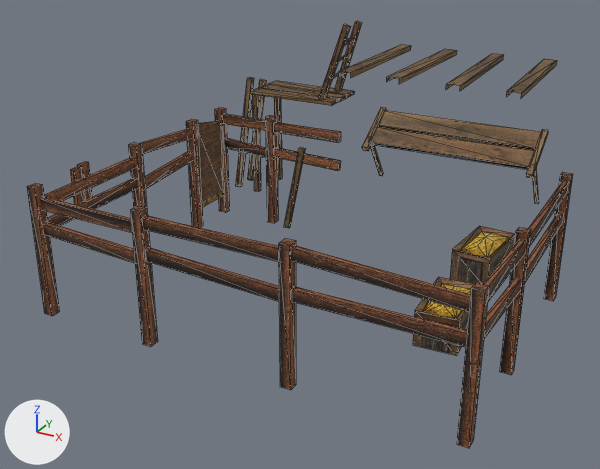
One commit to the COLLADA model client/art/meshes/props/kart_corral_fence.dae: the scene before it, then after it.
Camera for both pictures: a camera (50 mm lens) standing at (0.323, -0.652, 0.314) and looking at (-0.015, -0.037, 0.006). Every picture has the same lights, and +X, +Y and +Z are marked at lower left. Mesh edges are drawn as thin lines. Where no turn or scale is listed for an object, it has been applied to the vertices.

Before the edit, the objects in view are built like this:
```python
me_fencemesh = bpy.data.meshes.new('FenceMesh')
me_fencemesh.from_pydata(...)  # 486 vertices, 580 faces; spans x -0.194..0.211, y -0.186..0.17, z -0.055..0.172
me_fencemesh.materials.append(mat_17___default)  # picture img_celt_struct_dds
ob_fence = bpy.data.objects.new('Fence', me_fencemesh)
ob_fence.location = (-0.012, 0.0032, 0.0)
```
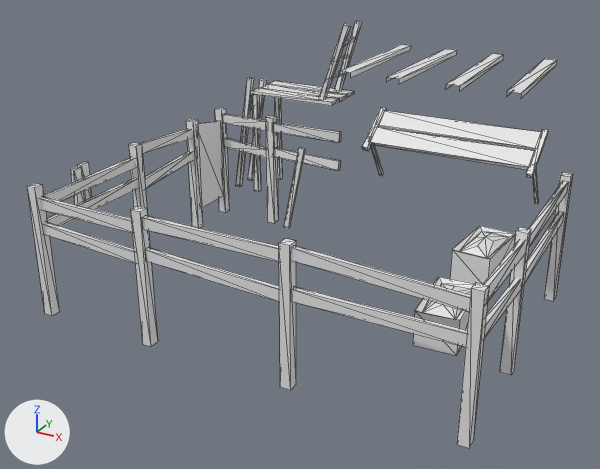
Pixel boxes (x1, y1, x2, y2) of what changed, in the pictures (600 x 469 px):
'Fence', recoloured (brown to grey): (27, 21, 573, 448) in both

The change, as a list of edits to the scene's bpy script:
```text
Change me_fencemesh:
    where me_fencemesh.from_pydata(...)  # 486 vertices, 580 faces; spans x -0.194..0.211, y -0.186..0.17, z -0.055..0.172
    remove me_fencemesh.materials.append(mat_17___default)  # picture img_celt_struct_dds
```
